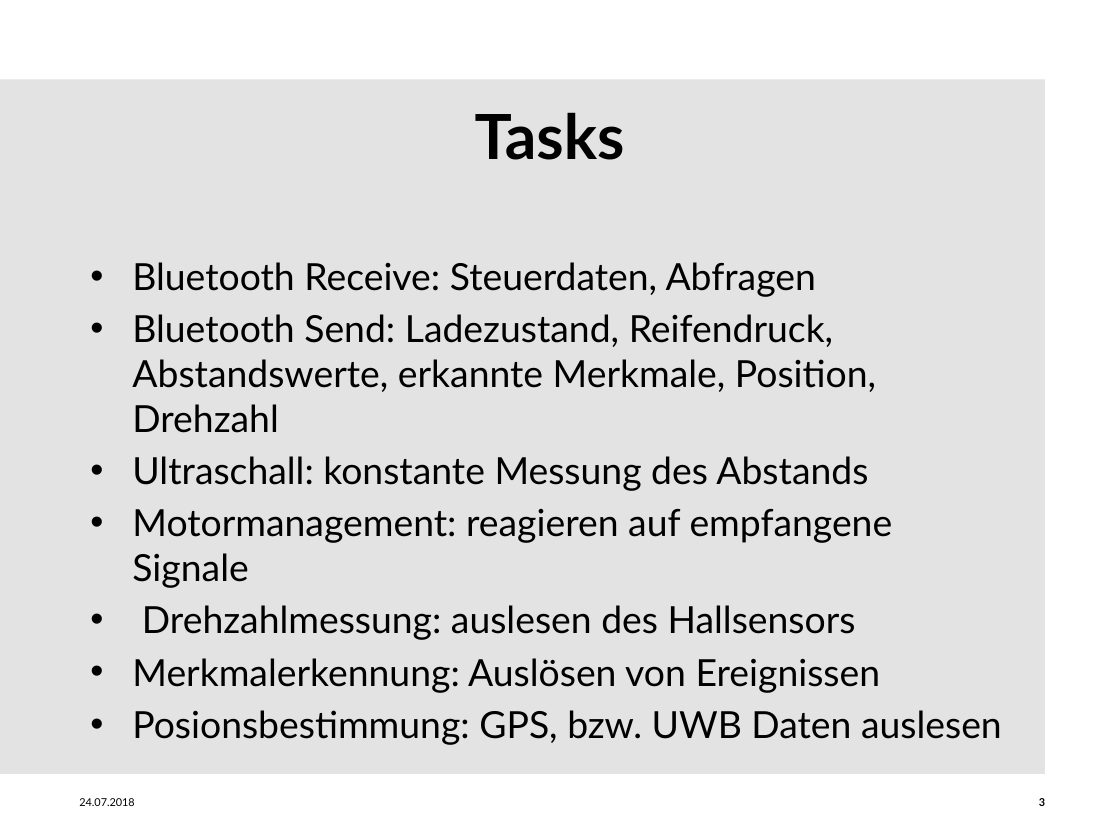
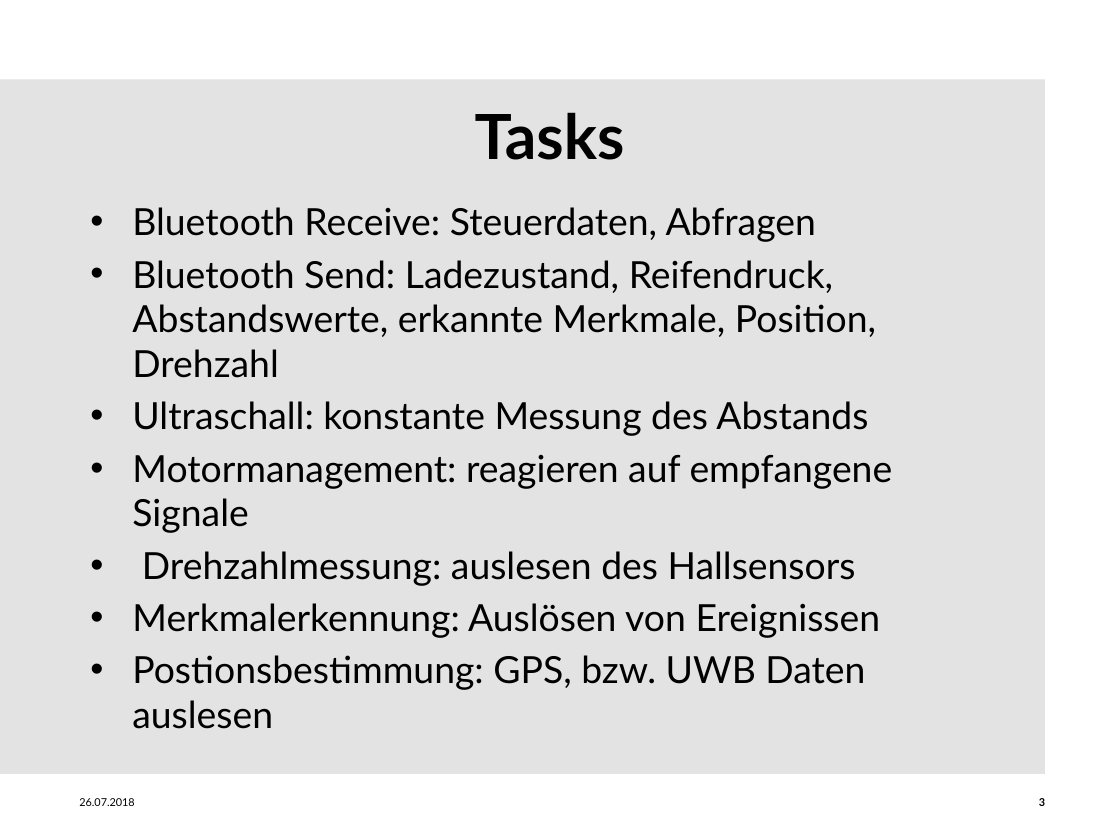
Before and after one commit to ChristineAgethen/Interaktionskonzept_Rollstuhl, a slide deck: slide 3 of Plattform_Interaktionskonzept.pptx. Drawn at 1120x840 pixels with LibreOffice and Linux fonts; fonts in the diff are those of the drawing; background and template pictures are left out. Boxes give left, top, right and bottom in pixels: in the first picture for what was removed or moved away, otherwise in the second. Text is boxed around its words. In the diff, an @@ line names an element or a change of style, - is before the commit and + after.

```diff
--- a/Plattform_Interaktionskonzept.pptx
+++ b/Plattform_Interaktionskonzept.pptx
@@ text "Bluetooth Receive: Steuerdaten, Abfragen" moved from (x1=132, y1=262, x2=1002, y2=745) to (x1=132, y1=207, x2=893, y2=690) @@
@@ text at (x1=132, y1=655, x2=865, y2=690): text changed @@
-• Posionsbestimmung: GPS, bzw. UWB Daten auslesen
+• Postionsbestimmung: GPS, bzw. UWB Daten auslesen
@@ text at (x1=79, y1=798, x2=134, y2=806): text changed @@
-24.07.2018
+26.07.2018
```
Also in this commit, not shown: 6 other slides changed.
